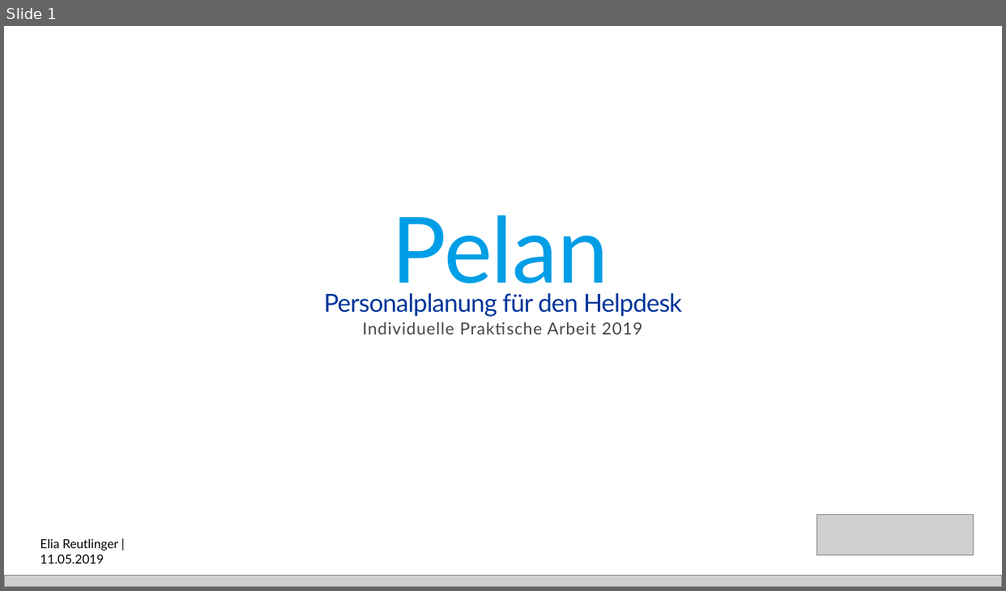
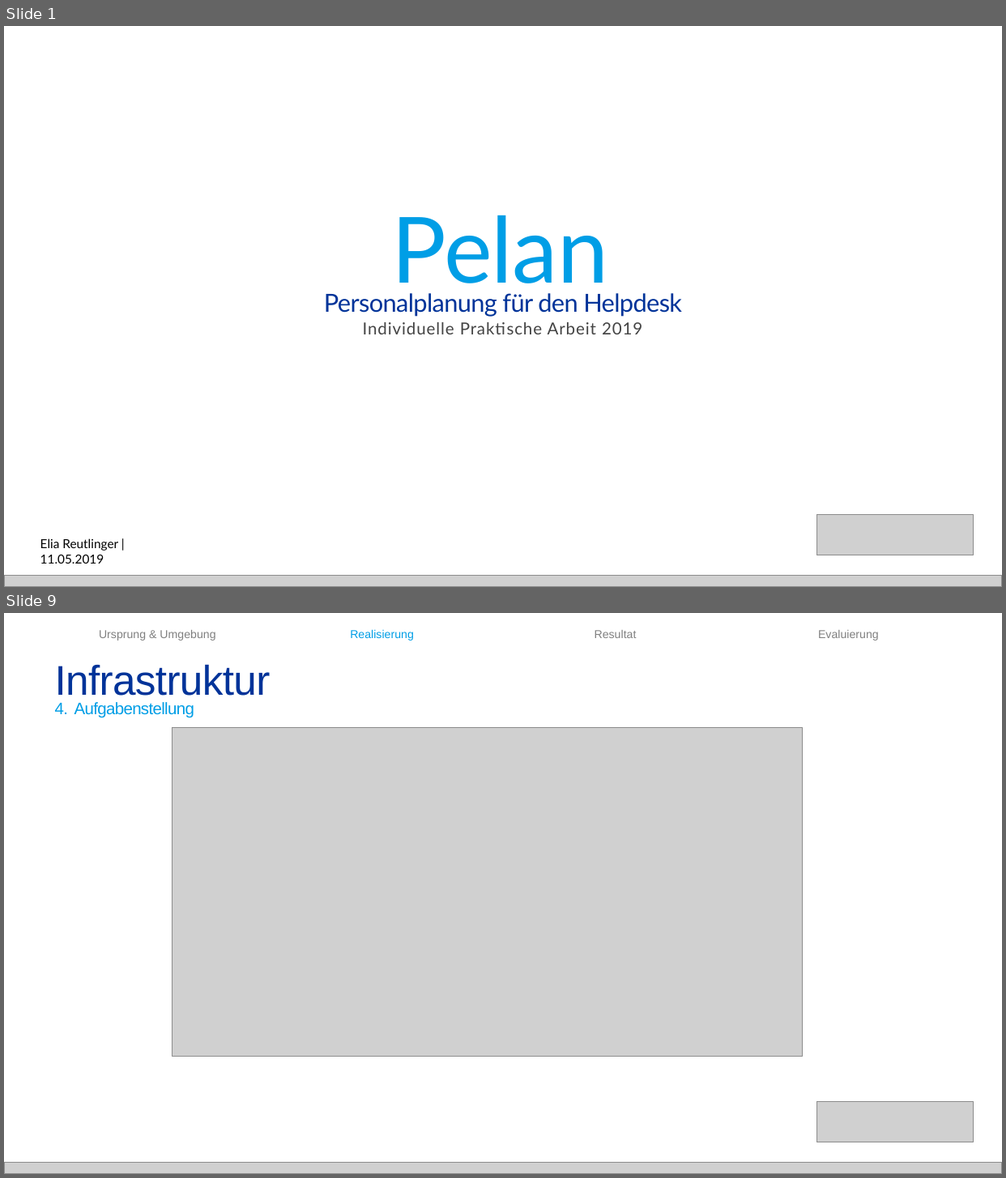
Before and after one commit to baloise/pelan, a slide deck: docs/IPA/Präsentation/Präsentation.pptx. Shown one above the other, each under a label of ours: slide 1 before the commit, slides 1 and 9 after it; the slides between them are not shown. The pictures are 1006x591 and 1006x1178 pixels, drawn with LibreOffice and Linux fonts; fonts in the diff are those of the drawing; grey boxes stand for pictures. Boxes give left, top, right and bottom in pixels: in the first picture for what was removed or moved away, otherwise in the second. Text is boxed around its words. In the diff, an @@ line names an element or a change of style, - is before the commit and + after.

```diff
--- a/docs/IPA/Präsentation/Präsentation.pptx
+++ b/docs/IPA/Präsentation/Präsentation.pptx
@@ slide 9 added at <box>4,613,1002,1174</box>, background #FFFFFF @@
@@ text added at <box>99,630,215,641</box>, 11 pt, text #808080 @@
+Ursprung & Umgebung
@@ text added at <box>350,629,414,641</box>, 11 pt, text #009EE6 @@
+Realisierung
@@ text added at <box>594,630,637,638</box>, 11 pt, text #808080 @@
+Resultat
@@ text added at <box>818,630,879,641</box>, 11 pt, text #808080 @@
+Evaluierung
@@ text added at <box>55,664,270,703</box>, 40 pt, text #003399 @@
+Infrastruktur
@@ text added at <box>55,703,68,714</box>, 16 pt, text #009EE6 @@
+4.
@@ text added at <box>74,702,194,718</box>, 16 pt, text #009EE6 @@
+Aufgabenstellung
@@ picture added at <box>172,727,802,1056</box> @@
@@ picture added at <box>817,1102,974,1143</box> @@
@@ picture added at <box>4,1162,1002,1174</box> @@
```
Also in this commit, not shown: 2 slides changed, 12 other slides added, 13 other files.
